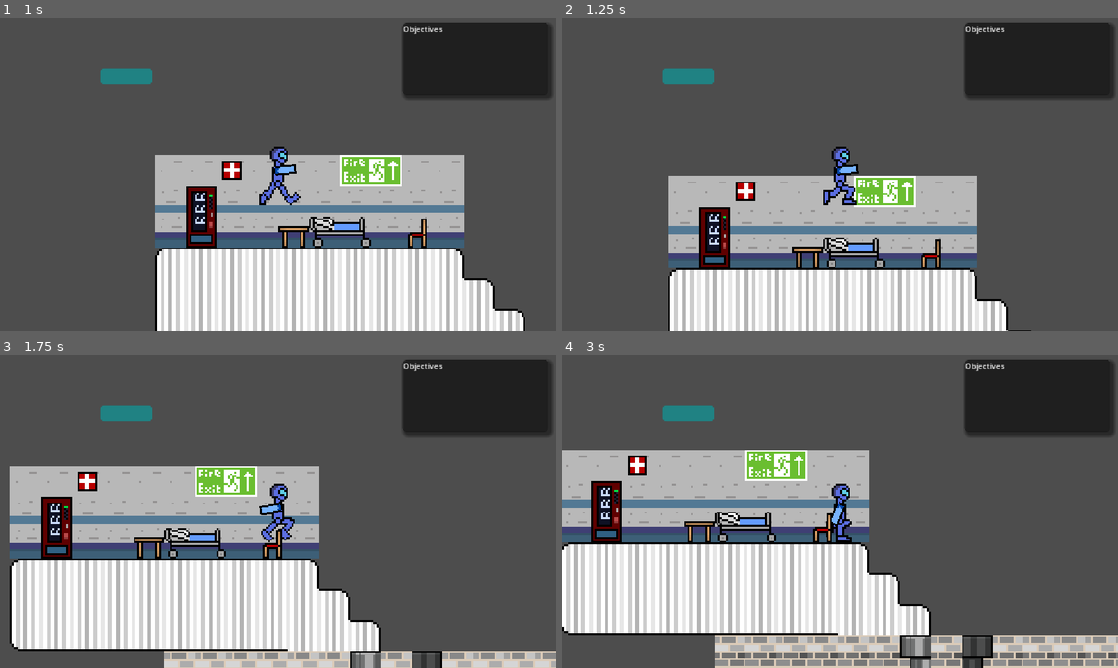
Above: before the commit, frames 1-4 (two rows, left to right).
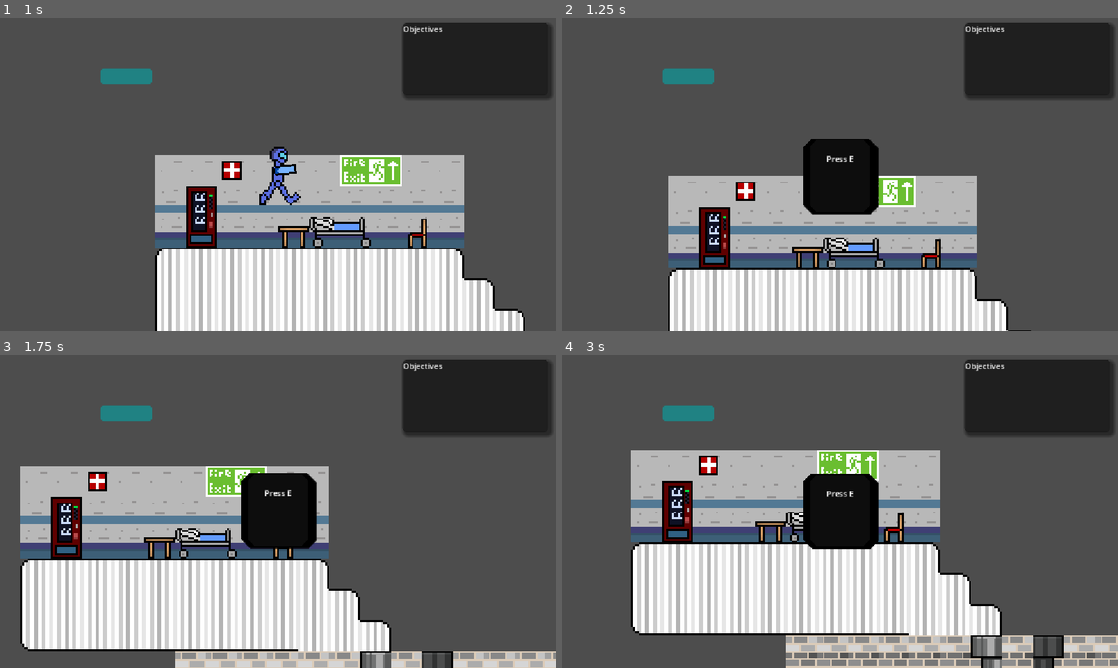
Above: after the commit, the same moments.

Repository: Milo-Griffiths/GameJam-Time
Game: Godot game, scene res://scenes/levels/Level2.tscn
Two runs of this game, one before a commit and one after it. Both use one fixed random seed, a clock stepped at 60 frames per second and the inputs below. This scene is started directly instead of the project's main scene. The engine's default icon, where the game draws it, is replaced by a stand-in: a white triangle on a blue panel in a dark square.
Inputs (mouse positions are in pixels of both pictures, inside the frame that each line leads up to):
- Up to frame 1 (1 s): move the mouse to (400, 158) at 0.52 s; hold Right (right) from 0.53 s (still down); hold Q (Interact) from 0.53 s (still down); tap Up (up) at 0.77, 0.8 s
- Up to frame 2 (1.25 s): keep holding Right (right); keep holding Q (Interact); tap Up (up) at 1.07 s
- Up to frame 3 (1.75 s): keep holding Right (right); tap E at 1.25 s; move the mouse to (166, 527) at 1.27 s; release Q (Interact) at 1.28 s; tap Up (up) at 1.35, 1.52 s; tap Q (Interact) at 1.55 s
- Up to frame 4 (3 s): tap Up (up) at 1.82, 2.3 s; tap E at 2, 2.75 s; move the mouse to (895, 442) at 2.02 s; release Right (right) at 2.03 s; hold A (left) 2.03-2.78 s; hold Q (Interact) 2.03-2.78 s; move the mouse to (812, 574) at 2.77 s; hold Right (right) from 2.78 s (still down); click (812, 574) at 2.85 s

Frame 1 is identical in both runs. In frame 2, 2.9% of the frame differs, in the area x 43-57%, y 38-63%; in frame 3, 25%; in frame 4, 36%, in the area x 0-100%, y 30-100%.

Commit message:
Merge Level2 layout and interaction UI

Diff:
--- a/assets/scripts/interactable.gd
+++ b/assets/scripts/interactable.gd
@@ -3,11 +3,11 @@
 var interactable = false
 signal interactingdist
 signal non_interact
-const interactionDist = 100
+const interactionDist = 320
 
 
 func _process(_delta: float) -> void:
-	var player: CharacterBody2D = get_tree().get_root().get_node("Level1").get_node("player")
+	var player: CharacterBody2D = get_tree().get_root().get_node("Level2").get_node("player")
 	var distance: float = global_position.distance_to(player.global_position)
 	var now_interactable: bool = distance < interactionDist
 
--- a/assets/scripts/player.gd
+++ b/assets/scripts/player.gd
@@ -12,7 +12,7 @@
 #interaction stuff
 #var Interact_prompt = load("res://scenes/UI/interaction_ui.tscn")
 #var prompt  = null
-@onready var interaction_ui: InteractionUI = get_tree().get_first_node_in_group("interaction_ui") as InteractionUI
+#@onready var interaction_ui: InteractionUI = get_tree().get_first_node_in_group("interaction_ui") as InteractionUI
 var Interactive_range = false
 var Interacted = null
 @export
@@ -71,8 +71,21 @@
 		animated_sprite_2d.flip_h = true
 
 
-func _on_interactable_interactingdist() -> void:
-	interaction_ui.show_prompt()
+#func _on_interactable_interactingdist() -> void:
+	#interaction_ui.show_prompt()
+#
+#func _on_interactable_non_interact() -> void:
+	#interaction_ui.hide_prompt()
 
-func _on_interactable_non_interact() -> void:
-	interaction_ui.hide_prompt()
+
+func _on_static_body_2d_interactingdist() -> void:
+	var ui: InteractionUI = get_tree().get_first_node_in_group("interaction_ui") as InteractionUI
+
+	if ui != null:
+		ui.show_prompt()
+
+func _on_static_body_2d_non_interact() -> void:
+	var ui: InteractionUI = get_tree().get_first_node_in_group("interaction_ui") as InteractionUI
+
+	if ui != null:
+		ui.hide_prompt()
--- a/scenes/levels/Level2.tscn
+++ b/scenes/levels/Level2.tscn
@@ -6,6 +6,10 @@
 [ext_resource type="Texture2D" uid="uid://b6uyl5pja4o4n" path="res://assets/levels/HospitalTilemap.png" id="2_a3cud"]
 [ext_resource type="Texture2D" uid="uid://bh0670lomurw2" path="res://assets/levels/HospitalWallpapers.png" id="3_2p574"]
 [ext_resource type="PackedScene" uid="uid://crnbpy1uvjdxl" path="res://scenes/stasis.tscn" id="4_1xtnv"]
+[ext_resource type="Script" uid="uid://pcnauwhgi0bi" path="res://assets/scripts/interactable.gd" id="5_interactable"]
+[ext_resource type="PackedScene" uid="uid://b4d37ioaqtv6y" path="res://scenes/UI/interaction_ui.tscn" id="6_interaction_ui"]
+
+[sub_resource type="RectangleShape2D" id="RectangleShape2D_interaction"]
 
 [sub_resource type="TileSetAtlasSource" id="TileSetAtlasSource_1xtnv"]
 texture = ExtResource("2_a3cud")
@@ -276,6 +280,15 @@
 position = Vector2(-17, -111)
 scale = Vector2(4, 4)
 
+[node name="StaticBody2D" type="StaticBody2D" parent="." unique_id=125572003]
+position = Vector2(439, -13)
+script = ExtResource("5_interactable")
+
+[node name="CollisionShape2D" type="CollisionShape2D" parent="StaticBody2D" unique_id=594048581]
+shape = SubResource("RectangleShape2D_interaction")
+
+[node name="interaction_ui" parent="." unique_id=1228004694 instance=ExtResource("6_interaction_ui")]
+
 [node name="Objects-infront" type="TileMapLayer" parent="." unique_id=451504986]
 z_index = 3
 texture_filter = 1
@@ -288,3 +301,6 @@
 [node name="stasis" parent="." unique_id=293602661 instance=ExtResource("4_1xtnv")]
 position = Vector2(859, 811)
 scale = Vector2(4, 4)
+
+[connection signal="interactingdist" from="StaticBody2D" to="player" method="_on_static_body_2d_interactingdist"]
+[connection signal="non_interact" from="StaticBody2D" to="player" method="_on_static_body_2d_non_interact"]
